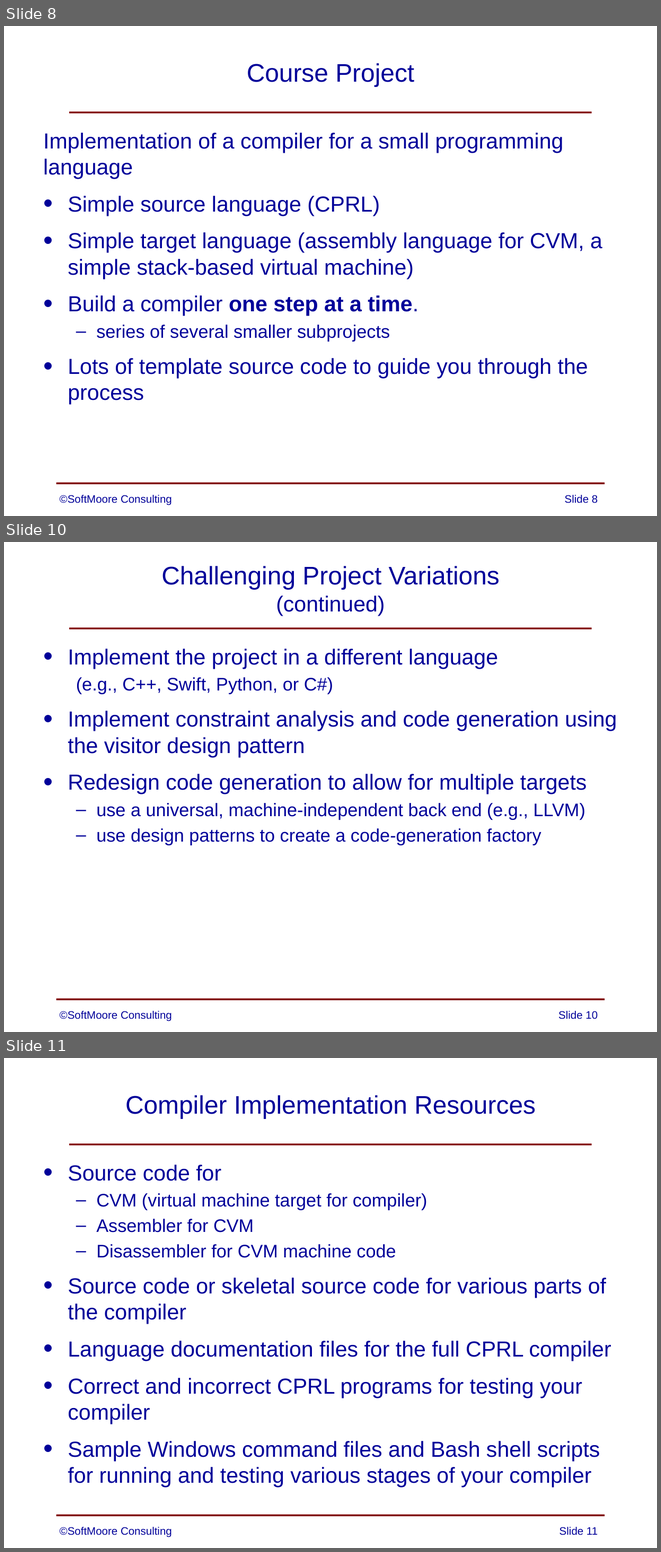
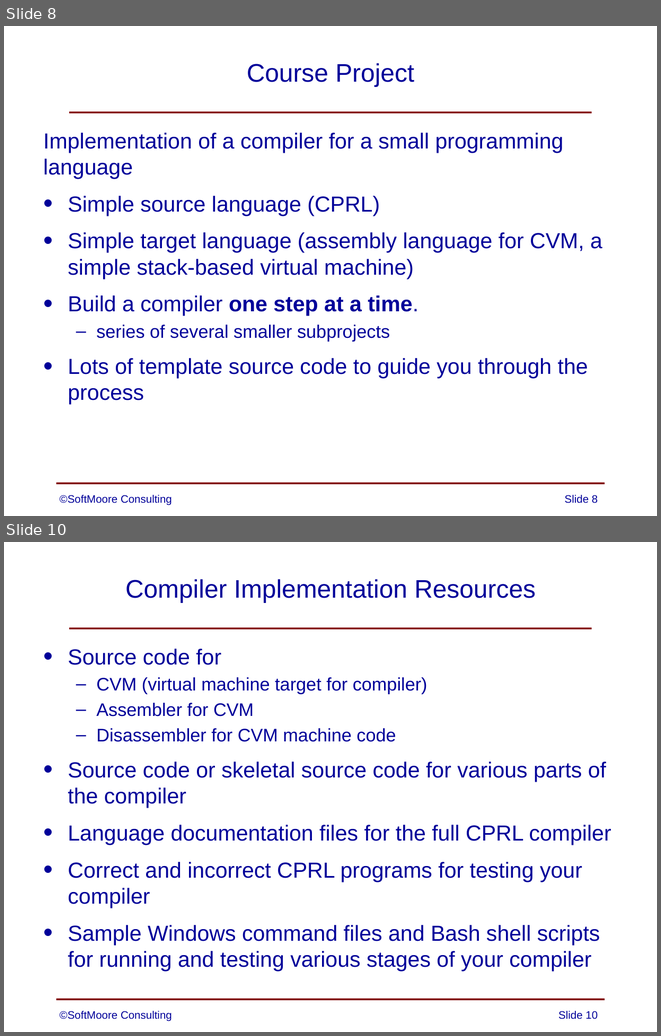
Before and after one commit to SoftMoore/CPRL-Java-3rd, a slide deck: PowerPoints/00 - Teaching Compiler Design.pptx. Shown one above the other, each under a label of ours: slides 8, 10 and 11 before the commit, slides 8 and 10 after it; the slides between them are not shown. The pictures are 661x1552 and 661x1036 pixels, drawn with LibreOffice and Linux fonts; fonts in the diff are those of the drawing. Boxes give left, top, right and bottom in pixels: in the first picture for what was removed or moved away, otherwise in the second. Text is boxed around its words. In the diff, an @@ line names an element or a change of style, - is before the commit and + after.

```diff
--- a/PowerPoints/00 - Teaching Compiler Design.pptx
+++ b/PowerPoints/00 - Teaching Compiler Design.pptx
@@ slide 10 removed at bbox=[4, 542, 657, 1032], background #FFFFFF; not listed: 2 template elements that a slide beside it also shows @@
@@ title removed at bbox=[161, 566, 500, 616] @@
-Challenging Project Variations
-(continued)
@@ text removed at bbox=[68, 649, 617, 845] @@
-• Implement the project in a different language
-  (e.g., C++, Swift, Python, or C#)
-• Implement constraint analysis and code generation using the visitor design pattern
-• Redesign code generation to allow for multiple targets
-  – use a universal, machine-independent back end (e.g., LLVM)
-  – use design patterns to create a code-generation factory
@@ text removed at bbox=[60, 1011, 172, 1021] @@
-©SoftMoore Consulting
@@ page number removed at bbox=[558, 1011, 598, 1019] @@
-Slide 10
@@ what was slide 11 is now slide 10 @@
@@ page number at bbox=[558, 1011, 598, 1019]: text changed @@
-Slide 11
+Slide 10
```
Also in this commit, not shown: 1 slide changed, 1 other file.
